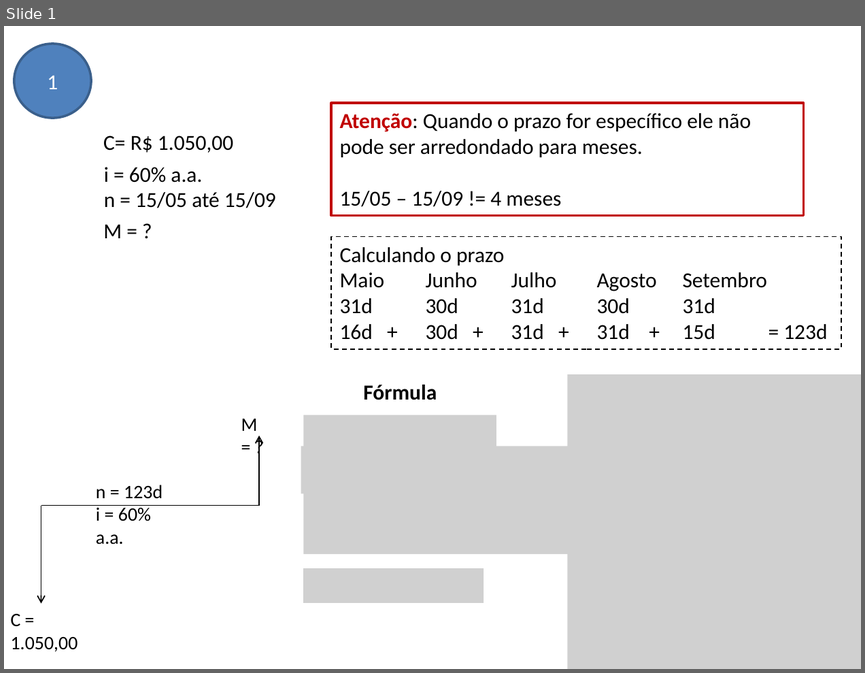
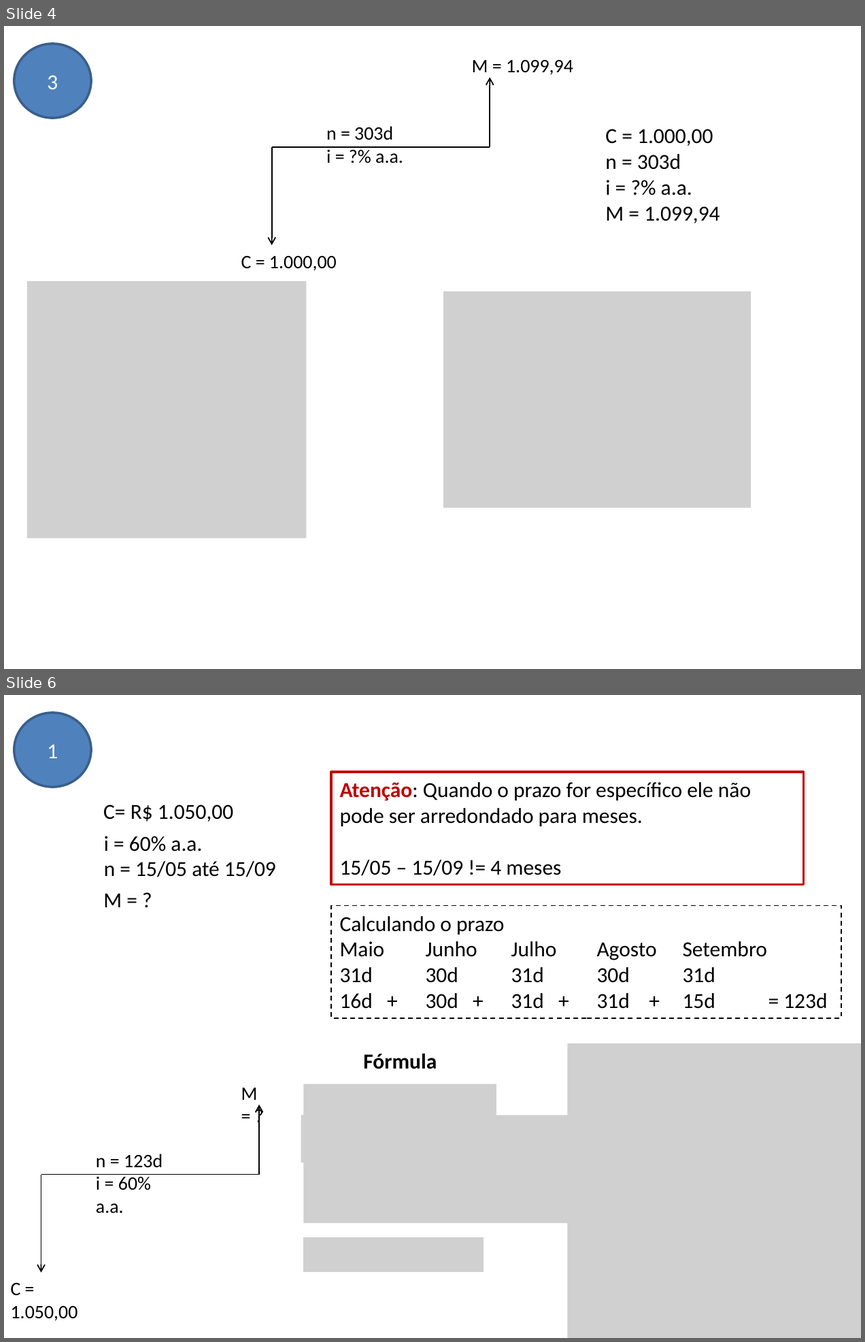
Before and after one commit to avelinoferreiragf/avelino, a slide deck: Gestao Estrategica TI/06 - Análise de Viabilidade de Projetos/Exercícios.pptx. Shown one above the other, each under a label of ours: slide 1 before the commit, slides 4 and 6 after it; the slides between them are not shown. The pictures are 865x673 and 865x1342 pixels, drawn with LibreOffice and Linux fonts; fonts in the diff are those of the drawing; grey boxes stand for pictures. Boxes give left, top, right and bottom in pixels: in the first picture for what was removed or moved away, otherwise in the second. Text is boxed around its words. In the diff, an @@ line names an element or a change of style, - is before the commit and + after.

Commit message:
JS

```diff
--- a/Gestao Estrategica TI/06 - Análise de Viabilidade de Projetos/Exercícios.pptx
+++ b/Gestao Estrategica TI/06 - Análise de Viabilidade de Projetos/Exercícios.pptx
@@ slide 4 added at [4, 26, 861, 669], background #FFFFFF @@
@@ ellipse added at [14, 44, 92, 118], fill #4F81BD, outline #3A5F8C 2 pt, 18 pt, text #FFFFFF @@
+3
@@ group added at [241, 60, 573, 271]: 3 texts, 2 arrows, 1 line @@
+C = 1.000,00
+n = 303d
+i = ?% a.a.
+M = 1.099,94
@@ text added at [605, 129, 719, 223], 18 pt, text #000000 @@
+C = 1.000,00
+n = 303d
+i = ?% a.a.
+M = 1.099,94
@@ picture added at [27, 280, 307, 537] @@
@@ picture added at [443, 292, 751, 507] @@
@@ what was slide 1 is now slide 6 @@
```
Also in this commit, not shown: 6 other slides added.
